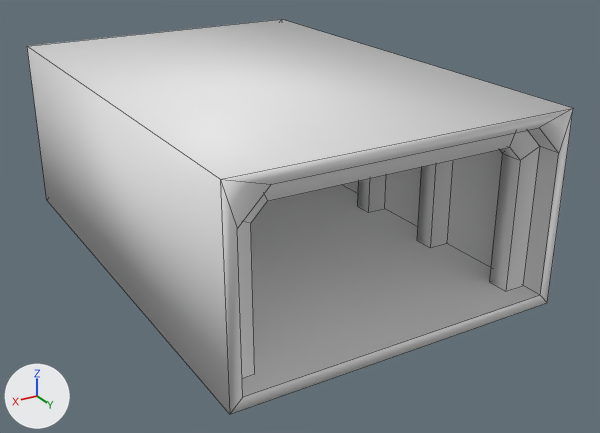
The FBX model GraduationGame unity/3DAssets/040_model/030_sets/BuildingBlogs/Live/BackRoom.fbx, before and after one commit.
One viewpoint serves both versions: a 50 mm camera at (0.0698, 0.1298, 0.0671) aimed at (-0.0039, 0.007, 0.0057). The axes (+X, +Y, +Z) are drawn at lower left. The lights are the same throughout. Mesh edges are drawn as thin lines. Materials are left out; every surface is plain grey. Where no turn or scale is listed for an object, it has been applied to the vertices. Vertices at the same position are counted once.

Names of what the first picture shows: 'BackRoom'.
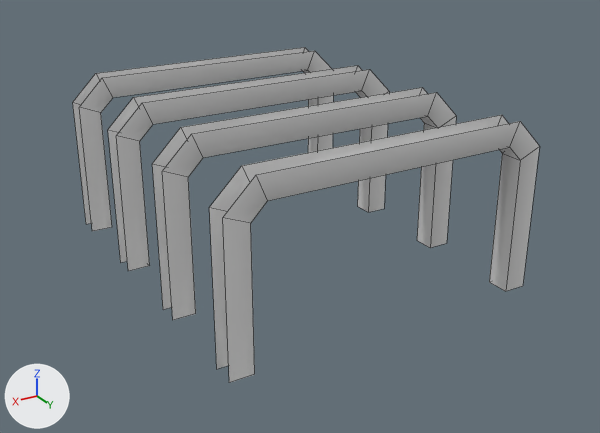
Commit message: update backroom

What differs and where, as boxes [x1, y1, x2, y2] in the pictures (600 x 433 px):
'BackRoom', reshaped (15% narrower, 15% shorter): before [27, 19, 573, 414]; after [73, 47, 539, 383]
part 1 of me_backroom, deleted: before [27, 19, 573, 414]

The change, as a diff of the scene's bpy script:
```diff
--- a/GraduationGame unity/3DAssets/040_model/030_sets/BuildingBlogs/Live/BackRoom.fbx.py
+++ b/GraduationGame unity/3DAssets/040_model/030_sets/BuildingBlogs/Live/BackRoom.fbx.py
@@ me_backroom @@
 me_backroom.from_pydata(...)  # 120 vertices, 83 faces; spans x -0.03..0.03, y -0.045..0.045, z -0.002..0.032
 # used by ob_backroom; location = (0.0, 0.0, 0.0)
+# me_backroom part 1: the loose piece of 24 vertices spanning x -0.03..0.03, y -0.045..0.045, z -0.002..0.032 is deleted
```
